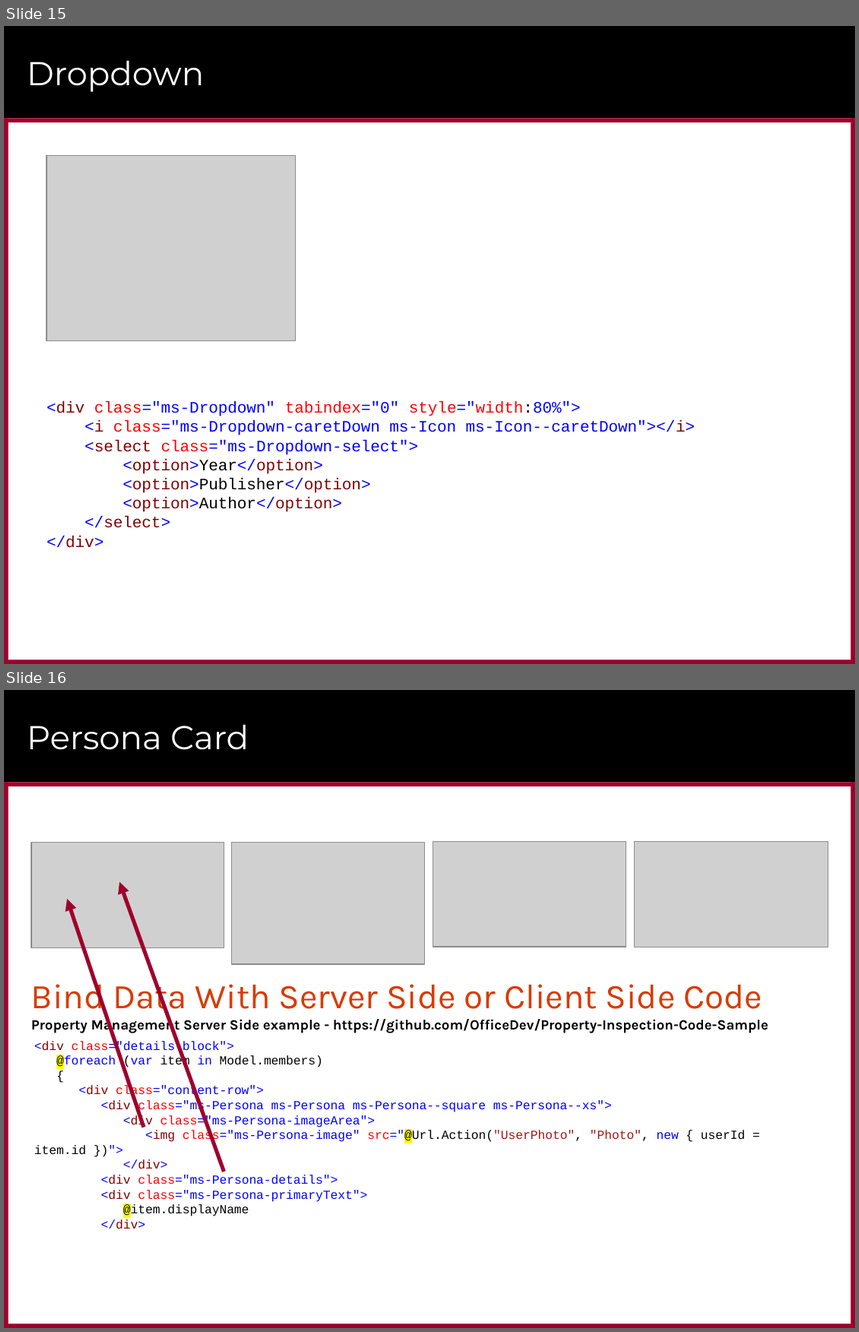
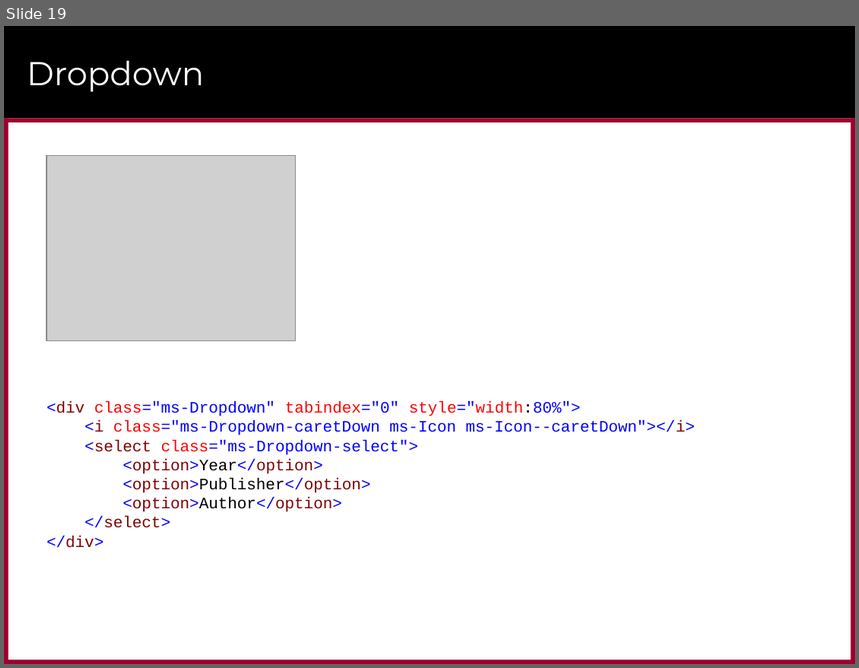
Before and after one commit to CriticalPathTraining/MSD365_Courseware, a slide deck: 05 ReactWebParts.pptx. Shown one above the other, each under a label of ours: slides 15 and 16 before the commit, slide 19 after it. The pictures are 859x1332 and 859x668 pixels, drawn with LibreOffice and Linux fonts; fonts in the diff are those of the drawing; grey boxes stand for pictures; background and template pictures are left out. Boxes give left, top, right and bottom in pixels: in the first picture for what was removed or moved away, otherwise in the second. Text is boxed around its words. In the diff, an @@ line names an element or a change of style, - is before the commit and + after.

```diff
--- a/05 ReactWebParts.pptx
+++ b/05 ReactWebParts.pptx
@@ slide 16 removed at [4, 690, 855, 1328], background #FFFFFF; not listed: 6 template elements that a slide beside it also shows @@
@@ title removed at [27, 724, 249, 750] @@
-Persona Card
@@ group removed at [31, 841, 828, 964]: 4 pictures @@
@@ arrow removed from (224, 1172) to (120, 882) @@
@@ arrow removed from (144, 1128) to (67, 900) @@
@@ text removed at [31, 977, 769, 1034] @@
-Bind Data With Server Side or Client Side Code
-Property Management Server Side example - https://github.com/OfficeDev/Property-Inspection-Code-Sample
@@ text removed at [34, 1041, 745, 1230] @@
-<div class="details-block">
-@foreach (var item in Model.members)
-{
-<div class="content-row">
-<div class="ms-Persona ms-Persona ms-Persona--square ms-Persona--xs">
-<div class="ms-Persona-imageArea">
-<img class="ms-Persona-image" src="@Url.Action("UserPhoto", "Photo", new { userId = item.id })">
-</div>
-<div class="ms-Persona-details">
-<div class="ms-Persona-primaryText">
-@item.displayName
-</div>
@@ what was slide 15 is now slide 19 @@
```
Also in this commit, not shown: 6 slides added, 5 other files.
